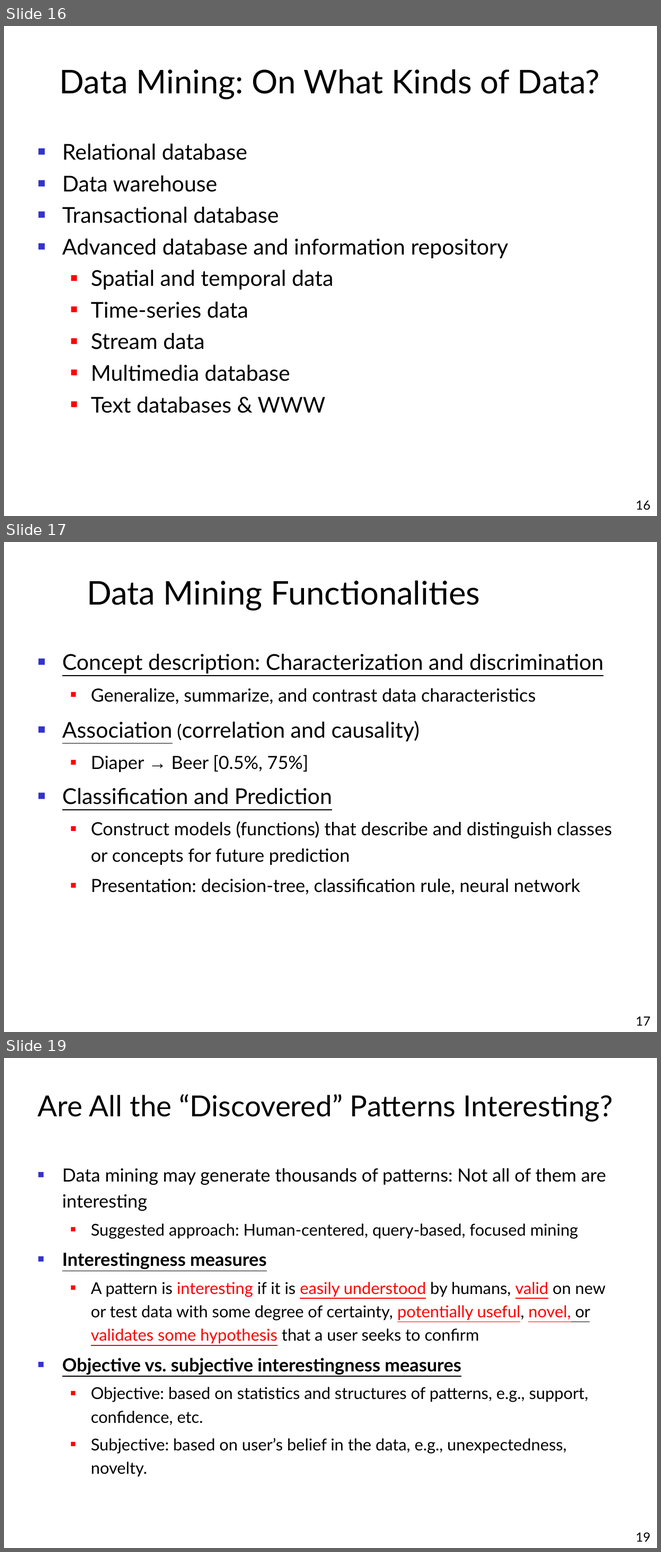
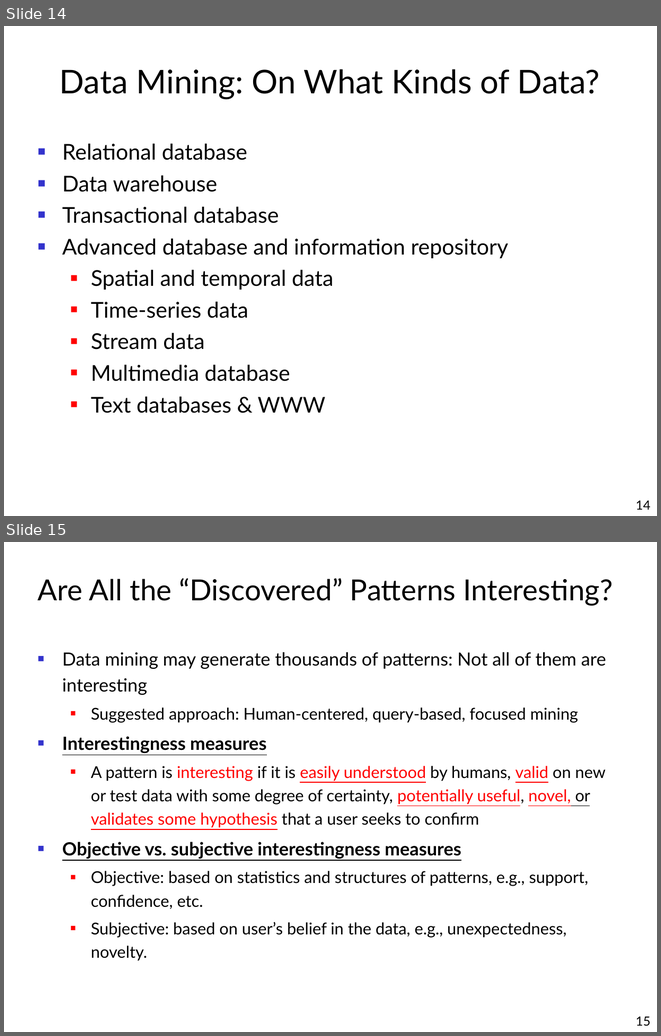
Before and after one commit to alaagamal98/web-based-his, a slide deck: Presentation/Data Mining.ppt. Shown one above the other, each under a label of ours: slides 16, 17 and 19 before the commit, slides 14 and 15 after it; the slides between them are not shown. The pictures are 661x1552 and 661x1036 pixels, drawn with LibreOffice and Linux fonts; fonts in the diff are those of the drawing; background and template pictures are left out. Boxes give left, top, right and bottom in pixels: in the first picture for what was removed or moved away, otherwise in the second. Text is boxed around its words. In the diff, an @@ line names an element or a change of style, - is before the commit and + after.

```diff
--- a/Presentation/Data Mining.ppt
+++ b/Presentation/Data Mining.ppt
@@ slide 17 removed at [4, 542, 657, 1032], background #FFFFFF @@
@@ title removed at [87, 580, 480, 611] @@
-Data Mining Functionalities
@@ text removed at [62, 653, 612, 894] @@
-■ Concept description: Characterization and discrimination
-  ■ Generalize, summarize, and contrast data characteristics
-■ Association (correlation and causality)
-  ■ Diaper → Beer [0.5%, 75%]
-■ Classification and Prediction
-  ■ Construct models (functions) that describe and distinguish classes or concepts for future prediction
-  ■ Presentation: decision-tree, classification rule, neural network
@@ page number removed at [636, 1016, 651, 1025] @@
-17
@@ what was slide 16 is now slide 14 @@
@@ page number at [636, 500, 651, 509]: text changed @@
-16
+14
@@ what was slide 19 is now slide 15 @@
@@ page number at [636, 1016, 651, 1025]: text changed @@
-19
+15
```
Also in this commit, not shown: 4 slides changed, 6 other slides removed, 1 other file.
